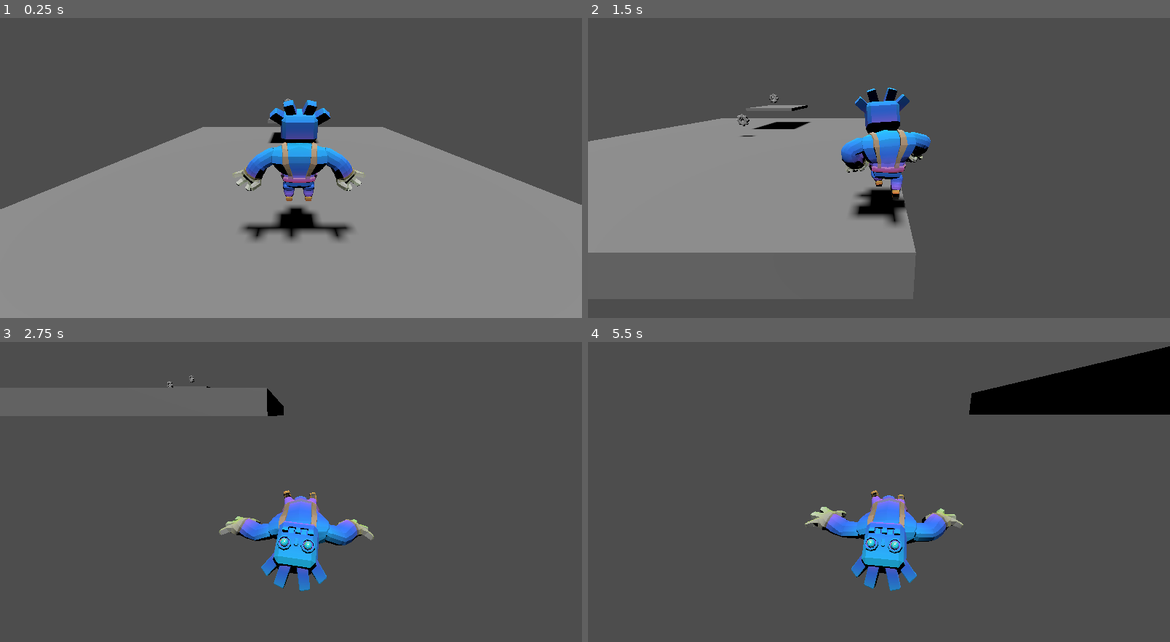
Above: before the commit, frames 1-4 (two rows, left to right).
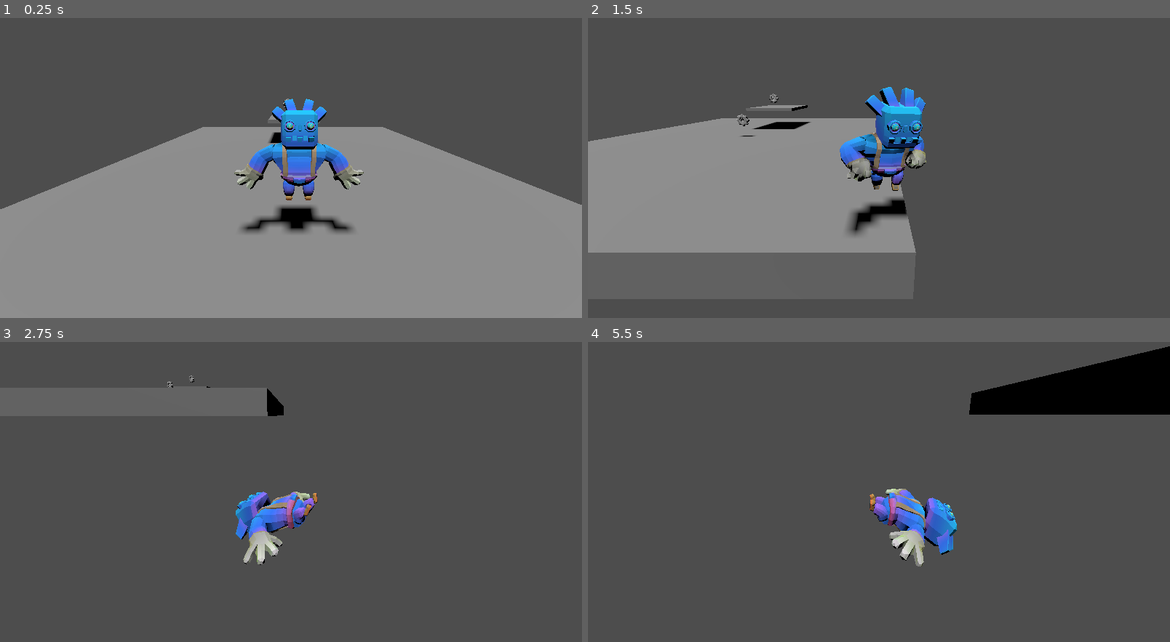
Above: after the commit, the same moments.

Repository: TimurBysky/3D-Platformer-with-Basic-Elements
Game: Godot game, scene res://main.tscn
Same seed, same stepped clock (60 frames per second), same inputs: the game is played once before the commit and once after it.
Inputs:
- Up to frame 1 (0.25 s): no input
- Up to frame 2 (1.5 s): hold D (right) 0.53-1.28 s; tap Space (jump) at 0.6, 0.77, 1.07, 1.35 s; hold S (backward) from 1.28 s (still down)
- Up to frame 3 (2.75 s): tap Space (jump) at 1.52, 1.82, 2.1 s; release S (backward) at 2.03 s; hold D (right) from 2.03 s (still down)
- Up to frame 4 (5.5 s): release D (right) at 2.78 s; hold W (forward) 2.78-3.53 s; tap Space (jump) at 2.85, 3.02, 3.32, 3.6, 3.77, 4.07, 4.35, 4.52, 4.82, 5.1 s; hold A (left) 3.53-5.03 s; hold S (backward) from 5.03 s (still down)

The runs differ from the first frame. In frame 1, 3.6% of the frame differs, in the area x 40-63%, y 26-75%; in frame 2, 3.9%; in frame 3, 4.2%; in frame 4, 4.3%, in the area x 37-65%, y 48-84%.

Commit message:
Добавление поворта персонажу

Diff:
--- a/player.gd
+++ b/player.gd
@@ -1,11 +1,13 @@
 extends CharacterBody3D
 
 @onready var animation_player = get_node("godotman/AnimationPlayer")
+@onready var model = get_node("godotman/godot_rig/Skeleton3D/godot_mesh")  # Предполагая, что модель - это дочерний узел
 
 # Настройки
 var speed = 5.0
 var jump_force = 4.5
 var gravity = 9.8
+var rotation_speed = 10.0  # Скорость поворота
 
 # Переменные
 var is_alive = true
@@ -13,7 +15,7 @@
 signal coin_collected(amount)
 
 func _ready():
-	animation_player.play("idle")  # Стартовая анимация
+	animation_player.play("idle")
 
 func add_coin():
 	coins += 1
@@ -26,30 +28,34 @@
 	if not is_on_floor():
 		velocity.y -= gravity * delta
 
+	# Прыжок
 	if Input.is_action_just_pressed("jump") and is_on_floor():
 		velocity.y = jump_force
 
-		# Движение
+	# Движение
 	var input_dir = Input.get_vector("left", "right", "forward", "backward")
 	var direction = (transform.basis * Vector3(input_dir.x, 0, input_dir.y)).normalized()
 
 	if direction:
 		velocity.x = direction.x * speed
 		velocity.z = direction.z * speed
-		# Анимация бега
+
+		# Плавный поворот в сторону движения
+		var target_angle = atan2(direction.x, direction.z)
+		model.rotation.y = lerp_angle(model.rotation.y, target_angle, delta * rotation_speed)
+
 		animation_player.play("run")
 	else:
 		velocity.x = move_toward(velocity.x, 0, speed)
 		velocity.z = move_toward(velocity.z, 0, speed)
-		# Анимация покоя
 		animation_player.play("idle")
 
 	move_and_slide()
 
 func _on_death_zone_entered():
 	is_alive = false
-	animation_player.play("die")  # Если есть анимация смерти
-	await get_tree().create_timer(1.0).timeout  # Задержка перед респавном
+	animation_player.play("die")
+	await get_tree().create_timer(1.0).timeout
 	position = Vector3(0, 5, 0)
 	is_alive = true
-	animation_player.play("idle")  # Возврат к анимации покоя
+	animation_player.play("idle")
--- a/player.tscn
+++ b/player.tscn
@@ -20,4 +20,3 @@
 size = 2.905
 
 [node name="godotman" parent="." instance=ExtResource("2_onrkg")]
-transform = Transform3D(-1, 0, -8.74228e-08, 0, 1, 0, 8.74228e-08, 0, -1, 0, 0, 0)
--- a/project.godot
+++ b/project.godot
@@ -25,21 +25,25 @@
 left={
 "deadzone": 0.2,
 "events": [Object(InputEventKey,"resource_local_to_scene":false,"resource_name":"","device":-1,"window_id":0,"alt_press …(191 unchanged characters)…
+, Object(InputEventKey,"resource_local_to_scene":false,"resource_name":"","device":-1,"window_id":0,"alt_pressed":false,"shift_pressed":false,"ctrl_pressed":false,"meta_pressed":false,"pressed":false,"keycode":0,"physical_keycode":4194319,"key_label":0,"unicode":0,"location":0,"echo":false,"script":null)
 ]
 }
 right={
 "deadzone": 0.2,
 "events": [Object(InputEventKey,"resource_local_to_scene":false,"resource_name":"","device":-1,"window_id":0,"alt_press …(192 unchanged characters)…
+, Object(InputEventKey,"resource_local_to_scene":false,"resource_name":"","device":-1,"window_id":0,"alt_pressed":false,"shift_pressed":false,"ctrl_pressed":false,"meta_pressed":false,"pressed":false,"keycode":0,"physical_keycode":4194321,"key_label":0,"unicode":0,"location":0,"echo":false,"script":null)
 ]
 }
 forward={
 "deadzone": 0.2,
 "events": [Object(InputEventKey,"resource_local_to_scene":false,"resource_name":"","device":-1,"window_id":0,"alt_press …(192 unchanged characters)…
+, Object(InputEventKey,"resource_local_to_scene":false,"resource_name":"","device":-1,"window_id":0,"alt_pressed":false,"shift_pressed":false,"ctrl_pressed":false,"meta_pressed":false,"pressed":false,"keycode":0,"physical_keycode":4194320,"key_label":0,"unicode":0,"location":0,"echo":false,"script":null)
 ]
 }
 backward={
 "deadzone": 0.2,
 "events": [Object(InputEventKey,"resource_local_to_scene":false,"resource_name":"","device":-1,"window_id":0,"alt_press …(192 unchanged characters)…
+, Object(InputEventKey,"resource_local_to_scene":false,"resource_name":"","device":-1,"window_id":0,"alt_pressed":false,"shift_pressed":false,"ctrl_pressed":false,"meta_pressed":false,"pressed":false,"keycode":0,"physical_keycode":4194322,"key_label":0,"unicode":0,"location":0,"echo":false,"script":null)
 ]
 }
 jump={
